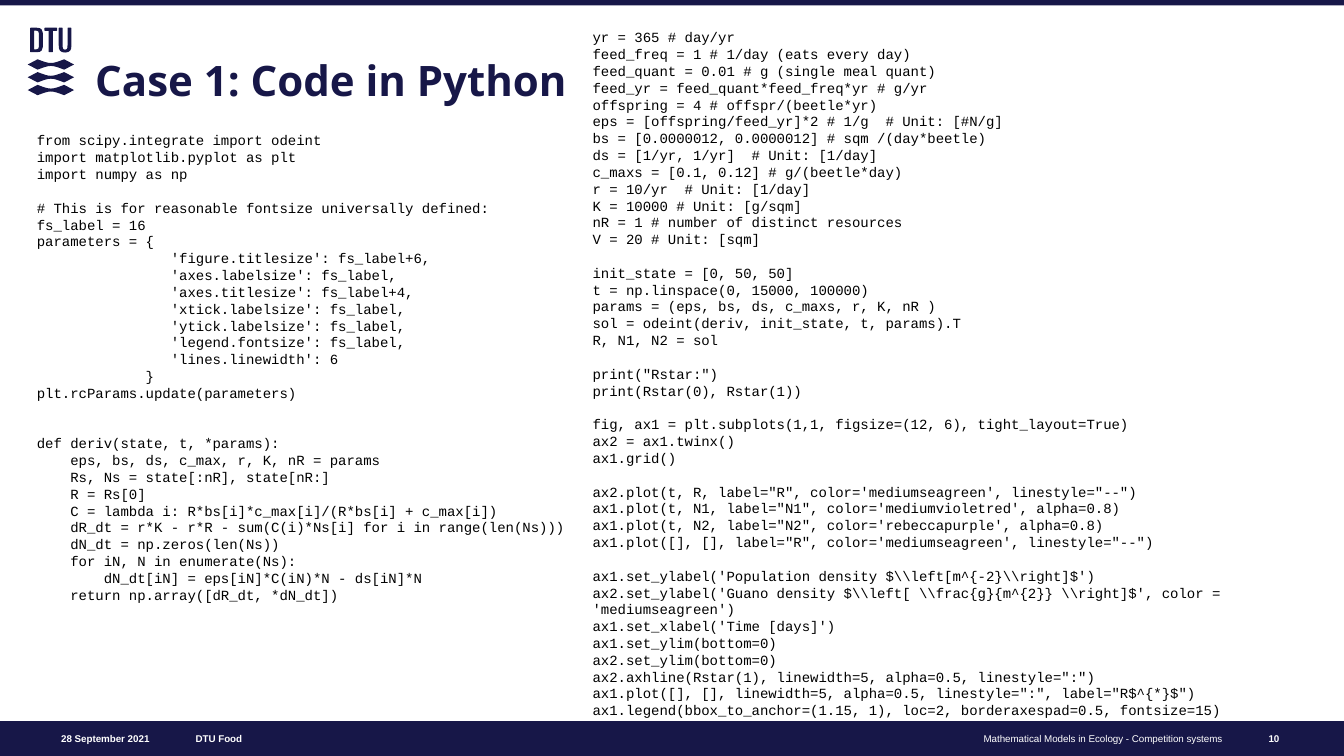
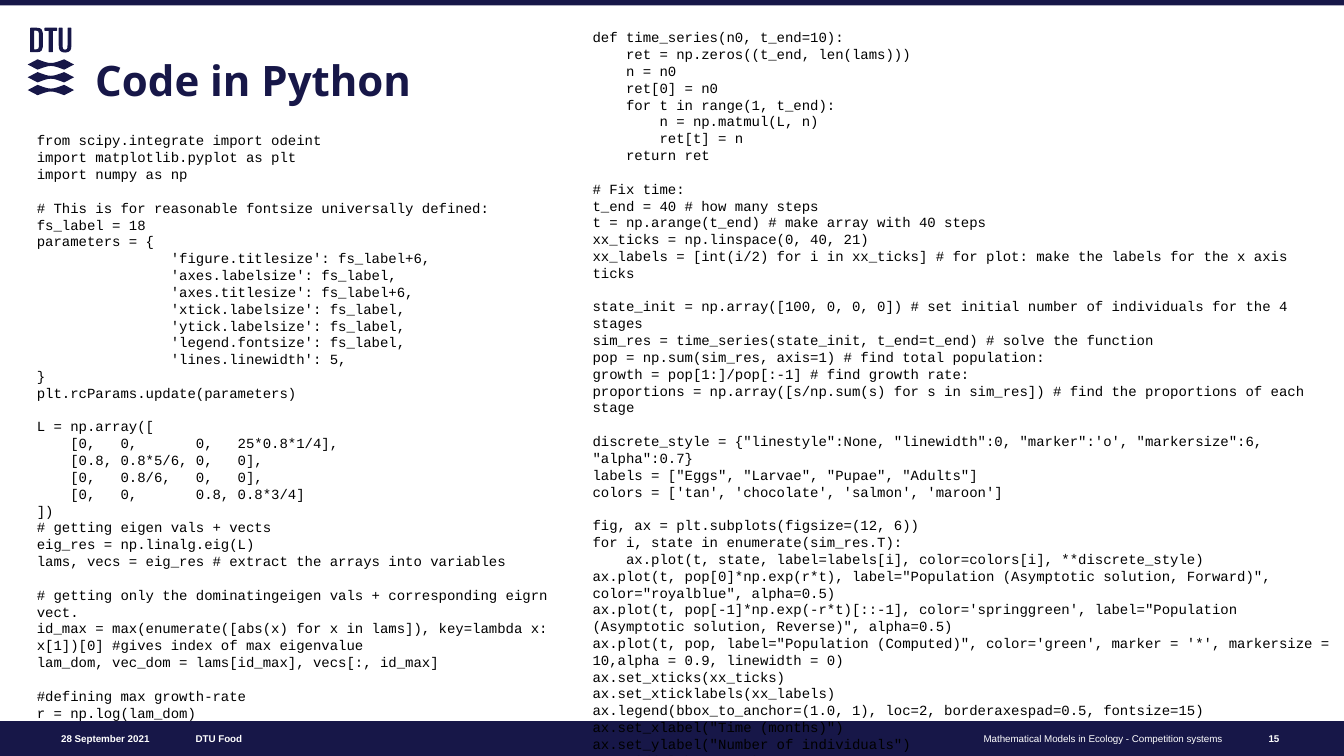
Before and after one commit to chrberrig/MatBio, a slide deck: slide 15 of presentations/6_structured_population.pptx (slide 10 before the commit). Drawn at 1344x756 pixels with LibreOffice and Linux fonts; fonts in the diff are those of the drawing. Boxes give left, top, right and bottom in pixels: in the first picture for what was removed or moved away, otherwise in the second. Text is boxed around its words. In the diff, an @@ line names an element or a change of style, - is before the commit and + after.

```diff
--- a/presentations/6_structured_population.pptx
+++ b/presentations/6_structured_population.pptx
@@ text at (x1=593, y1=32, x2=1313, y2=718): text changed @@
-yr = 365 # day/yr
-feed_freq = 1 # 1/day (eats every day)
-feed_quant = 0.01 # g (single meal quant)
-feed_yr = feed_quant*feed_freq*yr # g/yr
-offspring = 4 # offspr/(beetle*yr)
-eps = [offspring/feed_yr]*2 # 1/g # Unit: [#N/g]
-bs = [0.0000012, 0.0000012] # sqm /(day*beetle)
-ds = [1/yr, 1/yr] # Unit: [1/day]
-c_maxs = [0.1, 0.12] # g/(beetle*day)
-r = 10/yr # Unit: [1/day]
-K = 10000 # Unit: [g/sqm]
-nR = 1 # number of distinct resources
-V = 20 # Unit: [sqm]
-init_state = [0, 50, 50]
-t = np.linspace(0, 15000, 100000)
-params = (eps, bs, ds, c_maxs, r, K, nR )
-sol = odeint(deriv, init_state, t, params).T
-R, N1, N2 = sol
-print("Rstar:")
-print(Rstar(0), Rstar(1))
-fig, ax1 = plt.subplots(1,1, figsize=(12, 6), tight_layout=True)
-ax2 = ax1.twinx()
-ax1.grid()
-ax2.plot(t, R, label="R", color='mediumseagreen', linestyle="--")
-ax1.plot(t, N1, label="N1", color='mediumvioletred', alpha=0.8)
-ax1.plot(t, N2, label="N2", color='rebeccapurple', alpha=0.8)
-ax1.plot([], [], label="R", color='mediumseagreen', linestyle="--")
-ax1.set_ylabel('Population density $\\left[m^{-2}\\right]$')
-ax2.set_ylabel('Guano density $\\left[ \\frac{g}{m^{2}} \\right]$', color = 'mediumseagreen')
-ax1.set_xlabel('Time [days]')
-ax1.set_ylim(bottom=0)
-ax2.set_ylim(bottom=0)
-ax2.axhline(Rstar(1), linewidth=5, alpha=0.5, linestyle=":")
-ax1.plot([], [], linewidth=5, alpha=0.5, linestyle=":", label="R$^{*}$")
-ax1.legend(bbox_to_anchor=(1.15, 1), loc=2, borderaxespad=0.5, fontsize=15)
+def time_series(n0, t_end=10):
+ret = np.zeros((t_end, len(lams)))
+n = n0
+ret[0] = n0
+for t in range(1, t_end):
+n = np.matmul(L, n)
+ret[t] = n
+return ret
+# Fix time:
+t_end = 40 # how many steps
+t = np.arange(t_end) # make array with 40 steps
+xx_ticks = np.linspace(0, 40, 21)
+xx_labels = [int(i/2) for i in xx_ticks] # for plot: make the labels for the x axis ticks
+state_init = np.array([100, 0, 0, 0]) # set initial number of individuals for the 4 stages
+sim_res = time_series(state_init, t_end=t_end) # solve the function
+pop = np.sum(sim_res, axis=1) # find total population:
+growth = pop[1:]/pop[:-1] # find growth rate:
+proportions = np.array([s/np.sum(s) for s in sim_res]) # find the proportions of each stage
+discrete_style = {"linestyle":None, "linewidth":0, "marker":'o', "markersize":6, "alpha":0.7}
+labels = ["Eggs", "Larvae", "Pupae", "Adults"]
+colors = ['tan', 'chocolate', 'salmon', 'maroon']
+fig, ax = plt.subplots(figsize=(12, 6))
+for i, state in enumerate(sim_res.T):
+ax.plot(t, state, label=labels[i], color=colors[i], **discrete_style)
+ax.plot(t, pop[0]*np.exp(r*t), label="Population (Asymptotic solution, Forward)", color="royalblue", alpha=0.5)
+ax.plot(t, pop[-1]*np.exp(-r*t)[::-1], color='springgreen', label="Population (Asymptotic solution, Reverse)", alpha=0.5)
+ax.plot(t, pop, label="Population (Computed)", color='green', marker = '*', markersize = 10,alpha = 0.9, linewidth = 0)
+ax.set_xticks(xx_ticks)
+ax.set_xticklabels(xx_labels)
+ax.legend(bbox_to_anchor=(1.0, 1), loc=2, borderaxespad=0.5, fontsize=15)
+ax.set_xlabel("Time (months)")
+ax.set_ylabel("Number of individuals")
+ax.grid(alpha = 0.5)
+ax.set_yscale('log') # for second graph only!
@@ title at (x1=95, y1=64, x2=411, y2=106): text changed @@
-Case 1: Code in Python
+Code in Python
@@ text at (x1=37, y1=220, x2=146, y2=232): text changed @@
-fs_label = 16
+fs_label = 18
@@ text at (x1=171, y1=287, x2=413, y2=300): text changed @@
-'axes.titlesize': fs_label+4,
+'axes.titlesize': fs_label+6,
@@ text at (x1=171, y1=354, x2=347, y2=367): text changed @@
-'lines.linewidth': 6
+'lines.linewidth': 5,
@@ text at (x1=37, y1=421, x2=548, y2=722): text changed @@
-def deriv(state, t, *params):
-eps, bs, ds, c_max, r, K, nR = params
-Rs, Ns = state[:nR], state[nR:]
-R = Rs[0]
-C = lambda i: R*bs[i]*c_max[i]/(R*bs[i] + c_max[i])
-dR_dt = r*K - r*R - sum(C(i)*Ns[i] for i in range(len(Ns)))
-dN_dt = np.zeros(len(Ns))
-for iN, N in enumerate(Ns):
-dN_dt[iN] = eps[iN]*C(iN)*N - ds[iN]*N
-return np.array([dR_dt, *dN_dt])
+L = np.array([
+[0, 0, 0, 25*0.8*1/4],
+[0.8, 0.8*5/6, 0, 0],
+[0, 0.8/6, 0, 0],
+[0, 0, 0.8, 0.8*3/4]
+])
+# getting eigen vals + vects
+eig_res = np.linalg.eig(L)
+lams, vecs = eig_res # extract the arrays into variables
+# getting only the dominatingeigen vals + corresponding eigrn vect.
+id_max = max(enumerate([abs(x) for x in lams]), key=lambda x: x[1])[0] #gives index of max eigenvalue
+lam_dom, vec_dom = lams[id_max], vecs[:, id_max]
+#defining max growth-rate
+r = np.log(lam_dom)
@@ page number at (x1=1269, y1=735, x2=1280, y2=742): text changed @@
-10
+15
```
Also in this commit, not shown: 4 other slides changed, 11 slides added, 8 slides removed, 2 other files.
